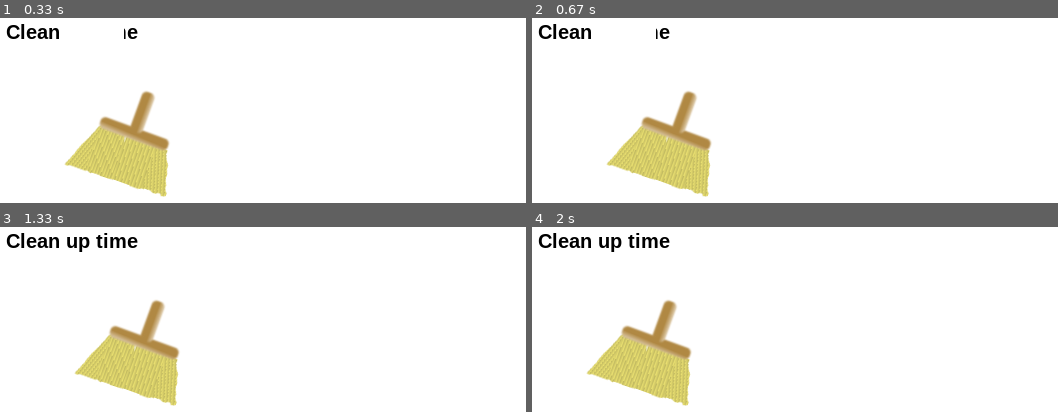
Above: before the commit, frames 1-4 (two rows, left to right).
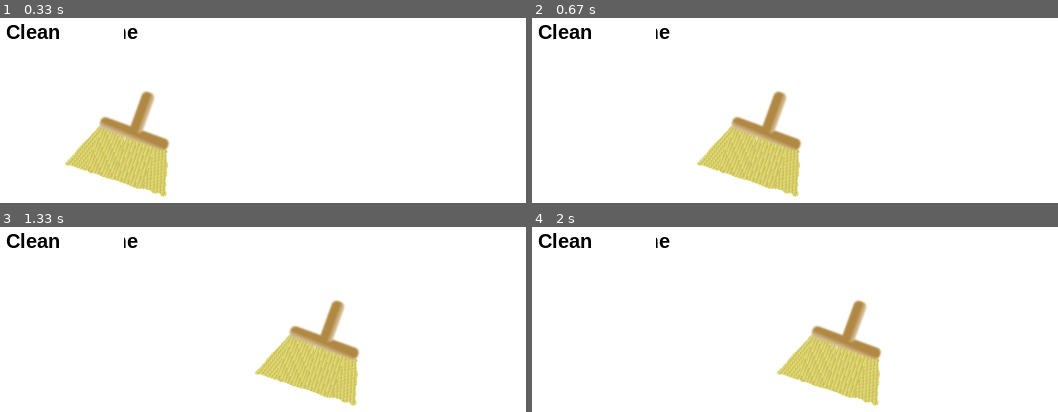
Above: after the commit, the same moments.

Repository: beatriceliang/RustyHeart
Game: pygame game, started from rustyplay.py
Same seed, same stepped clock (60 frames per second), same inputs: the game is played once before the commit and once after it. The source is Python 2; it was converted automatically to run under Python 3.
Inputs (mouse positions are in pixels of both pictures, inside the frame that each line leads up to):
- Up to frame 1 (0.33 s): no input
- Up to frame 2 (0.67 s): hold Right from 0.33 s (still down); move the mouse to (outside the picture) at 0.37 s
- Up to frame 3 (1.33 s): release Right at 0.8 s; hold Up 0.83-1.13 s; hold Right from 1.17 s (still down)
- Up to frame 4 (2 s): release Right at 1.63 s; hold Left from 1.67 s (still down)

Frame 1 is identical in both runs. In frame 2, 11% of the frame differs, in the area x 14-52%, y 39-97%; in frame 3, 12%, in the area x 12-69%, y 3-97%; in frame 4, 12%.

Commit message:
shoooshooshooo

Diff:
--- a/rustyplay.py
+++ b/rustyplay.py
@@ -108,8 +108,7 @@
 # respond to mouse motion events until someone clicks a mouse or hits a key
 print "Entering main loop"
 while 1:
-    rus.speed[0] = 0
-    rus.speed[1] = 0
+
     # handle events and erase things
     for event in pygame.event.get():
 
@@ -124,7 +123,6 @@
             if event.key == pygame.K_LEFT:
                 rus.speedLeft()
 
-
             if event.key == pygame.K_RIGHT:
             	rus.speedRight()
 
@@ -136,8 +134,7 @@
             	rus.speedRight()
             if event.key == pygame.K_RIGHT:
             	rus.speedLeft()
-            if event.key == pygame.K_UP:
-            	rus.state="jumpdown"
+
 
         if event.type == pygame.QUIT:
             sys.exit()
@@ -155,15 +152,15 @@
     	    rus.speed[1] = -1
             rus.state="speedtop"
     if(rus.state=="speedtop"):
-    	if(count==2):
+    	if(count==1):
     	    rus.speed[1] = 0
     	    rus.state = "jumpdown"
     if(rus.state=="jumpdown"):
-    	if(count==4):
-    	    rus.speed[1] = +1
+    	if(count==2):
+    	    rus.speed[1] = 1
     	    rus.state = "ground"
     if(rus.state=="ground"):
-    	if(count==5):
+    	if(count>=3):
     	    rus.speed[1] = 0
 
 
Not shown, changed: rusty.pyc
